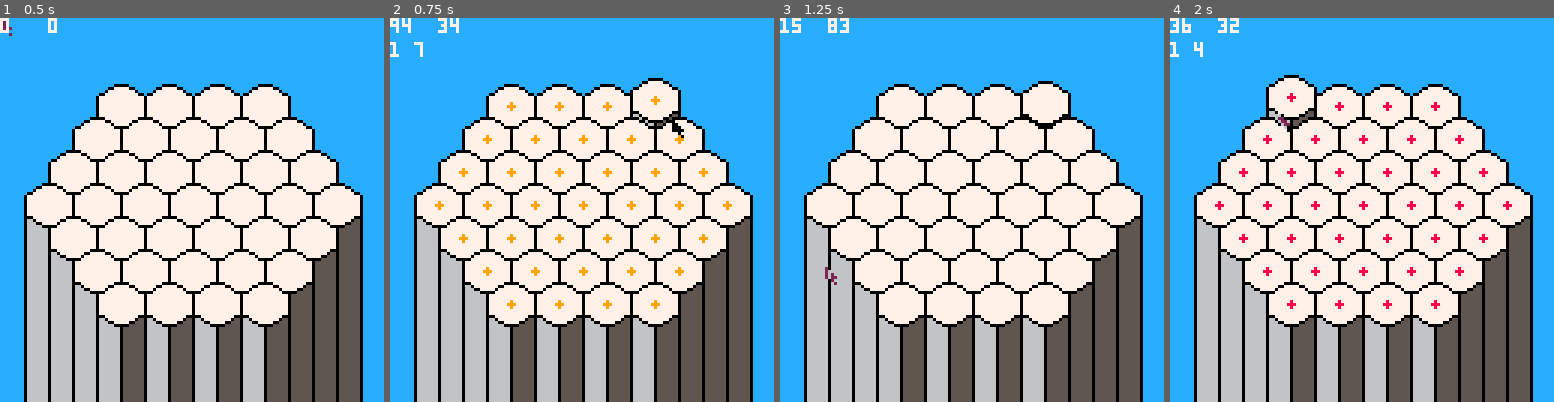
Above: before the commit, frames 1-4 (left to right).
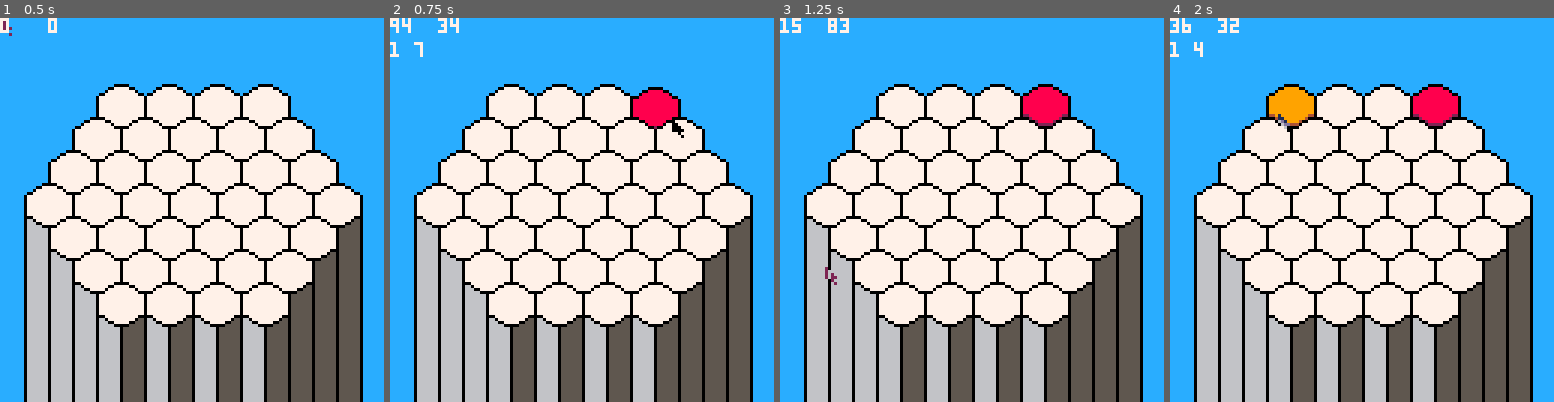
Above: after the commit, the same moments.

Repository: austin-m2/PICO-8-Carts
Game: PICO-8 cartridge bloom.p8
The game is run twice, just before and just after one commit, with the same random seed, the same clock (stepped at 60 frames per second) and the same inputs.
Inputs (mouse positions are in pixels of both pictures, inside the frame that each line leads up to):
- Up to frame 1 (0.5 s): tap X (X key) at 0.33 s
- Up to frame 2 (0.75 s): click (670, 121) at 0.67 s; tap O (Z key) at 0.7 s
- Up to frame 3 (1.25 s): tap X (X key) at 1.07 s; click (826, 267) at 1.22 s
- Up to frame 4 (2 s): hold Right from 1.6 s (still down); hold P2 Left from 1.6 s (still down); tap O (Z key) at 1.7 s; click (1277, 114) at 1.77 s; tap X (X key) at 1.85 s

Frame 1 is identical in both runs. In frame 2, 2.3% of the frame differs, in the area x 11-90%, y 15-76%; in frame 3, 1.1%; in frame 4, 3.3%, in the area x 11-90%, y 14-76%.

Commit message:
Update bloom.p8
Began work on game update loop

Diff:
--- a/bloom.p8
+++ b/bloom.p8
@@ -30,6 +30,10 @@
 
   gamestate = "player1"
   colorchoice = 0
+  p1choice1 = nil
+  p1choice2 = nil
+  p2choice1 = nil
+  p2choice2 = nil
 
 
   --board setup
@@ -51,7 +55,7 @@
     end
   end
 
-  --board[3][3] = 2
+ -- board[3][3] = 2
   --board[3][4] = 3
   --board[2][4] = 1
   --board[1][4] = 4
@@ -117,9 +121,10 @@
 	upd_keys()
   mouse_update()
 
+  cells_update()
   game_update()
 
-  cells_update()
+
 
 
 
@@ -178,6 +183,32 @@
   if (gamestate == "player1") then
     if (is_pressed(4)) colorchoice = 1
     if (is_pressed(5)) colorchoice = 2
+
+    --check whether a piece should be put down
+    if (is_pressed(6)) then
+      if (curr_mouse_to_cell != nil and board[curr_mouse_to_cell[1]][curr_mouse_to_cell[2]] == 0)  then
+        if ((p1choice1 == nil and colorchoice == 1) or (p1choice2 == nil and colorchoice == 2)) then --put a piece down!
+          board[curr_mouse_to_cell[1]][curr_mouse_to_cell[2]] = colorchoice
+          if (colorchoice == 1) then
+            p1choice1 = curr_mouse_to_cell
+          elseif (colorchoice == 2) then
+            p1choice2 = curr_mouse_to_cell
+          end
+        end
+      end
+    end
+
+    --check whether the player is trying to delete their pieces (lshift)
+    if (btn(4, 1)) then
+      if (p1choice1 != nil) then
+        board[p1choice1[1]][p1choice1[2]] = 0
+        p1choice1 = nil
+      end
+      if (p1choice2 != nil) then
+        board[p1choice2[1]][p1choice2[2]] = 0
+        p1choice2 = nil
+      end
+    end
   end
 end
 
@@ -191,7 +222,7 @@
 
 function cells_init()
   for i = 1, 37 do
-    add(cells, cell_create(cell_coords[i][1], cell_coords[i][2] - 0.01), i) --the -0.01 is cheating a bit, lol!
+    add(cells, cell_create(cell_coords[i][1], cell_coords[i][2] - 0.01), i) --the -0.01 is cheating a bit, lol
   end
 end
 
@@ -242,9 +273,10 @@
       spr(11, v.x + 1, v.y + 2, 2, 2)
     end
 
-
+    --todo: fix this trash
+    --draw an icon indicating the color tile that will be put in this cell if you click
     local curcell = curr_mouse_to_cell
-    if (curcell != nil and board[curcell[1]][curcell[2]] == 0) then
+    if (curcell != nil and board[curcell[1]][curcell[2]] == 0 and (currcell == index_to_board_coords(board_index))) then
       circfill(v.x + 8, v.y + 8, 1, colorchoice_to_color(colorchoice))
     end
 
@@ -292,12 +324,7 @@
 ]]
 
 --returns the index of the closest cell to the mouse
---should be called after the blank cells are drawn
 function mouse_to_cell_coords()
-  --if (pget(mouse.x, mouse.y) == 12) return nil --mouse is on the sky
-  --if (mouse.y > 104) return nil --mouse is below the board
-  --if ((mouse.x < 33) and (mouse.y > (34 / 25 * mouse.x + 52))) return nil --mouse is below the left diagonal
-  --if ((mouse.x > 96) and (mouse.y > (-34 / 25 * mouse.x + 228))) return nil --mouse is below the right diagonal
   local h = 64
   local k = 60
   local a = 54
@@ -321,12 +348,14 @@
 
 
 --returns the indices into the board table of the cell under the mouse
+--returns coords as a table {i,j}
 function mouse_to_cell()
   local coords_index = mouse_to_cell_coords()
   if (coords_index == nil) return nil
   return index_to_board_coords(coords_index)
 end
 
+--helper function for mouse_to_cell()
 --takes an index i, where 1 is the topleft most hex, 2 is to the right of that, etc
 --returns coords as a table {i,j}
 function index_to_board_coords(index)
